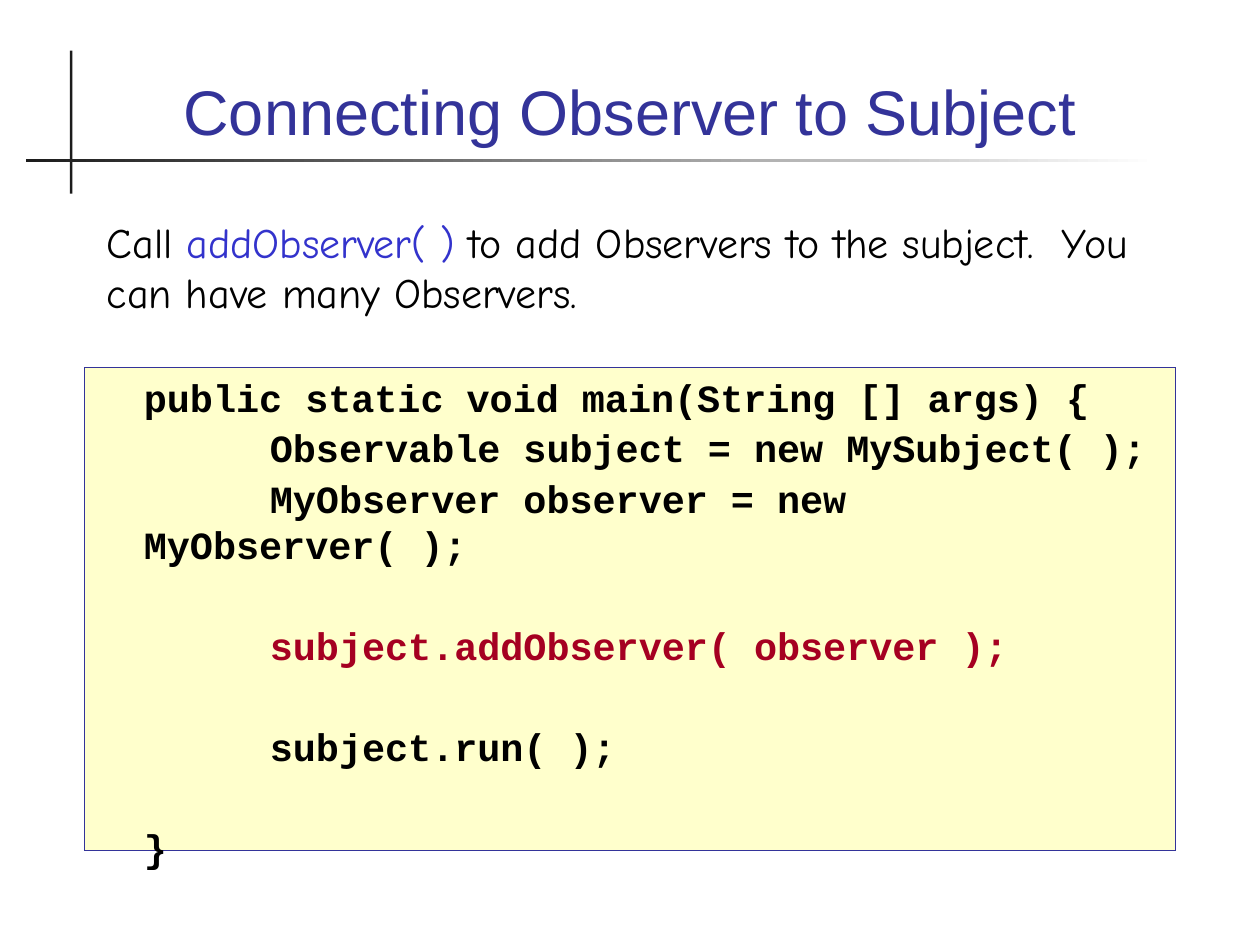
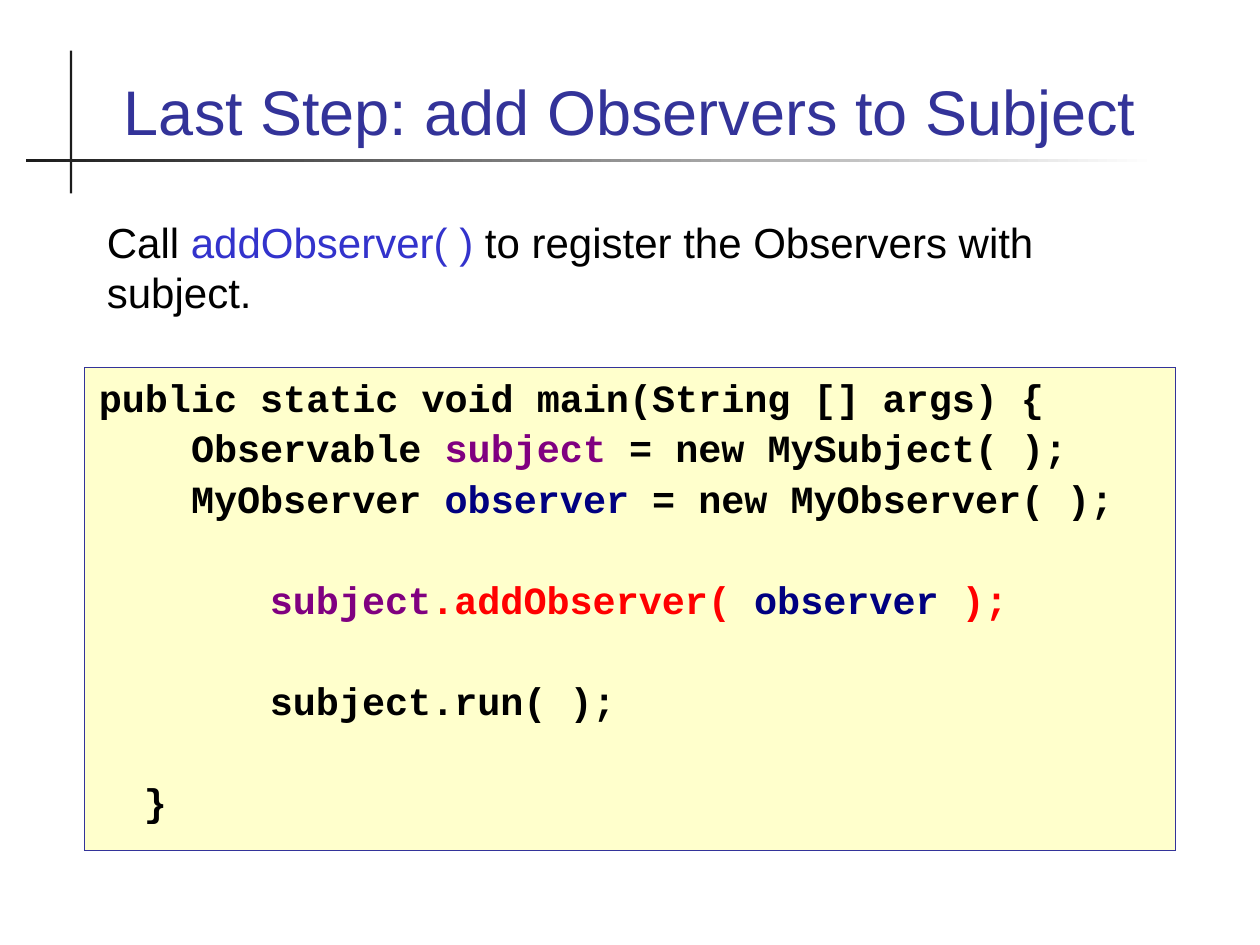
Before and after one commit to skeoop/skeoop.github.io, a slide deck: slide 13 of patterns/Observer Pattern.ppt (slide 8 before the commit). Drawn at 1260x945 pixels with LibreOffice and Linux fonts; fonts in the diff are those of the drawing. Boxes give left, top, right and bottom in pixels: in the first picture for what was removed or moved away, otherwise in the second. Text is boxed around its words. In the diff, an @@ line names an element or a change of style, - is before the commit and + after.

```diff
--- a/patterns/Observer Pattern.ppt
+++ b/patterns/Observer Pattern.ppt
@@ title at (124,89,1135,147): text changed @@
-Connecting Observer to Subject
+Last Step: add Observers to Subject
@@ text at (107,227,1034,317): text changed; font Comic Neue to Arial @@
-Call addObserver( ) to add Observers to the subject. You can have many Observers.
+Call addObserver( ) to register the Observers with subject.
@@ text at (191,435,1045,622): text colour #000000 to #800080 in "subject"; text colour #000000 to #000080, text colour #A50021 to #000080 in "observer"; text colour #A50021 to #800080 in "subject.addObserver("; text colour #A50021 to #FF0000 in "subject.addObserver( );" @@
```
Also in this commit, not shown: 6 other slides changed, 6 slides added, 6 other files.
